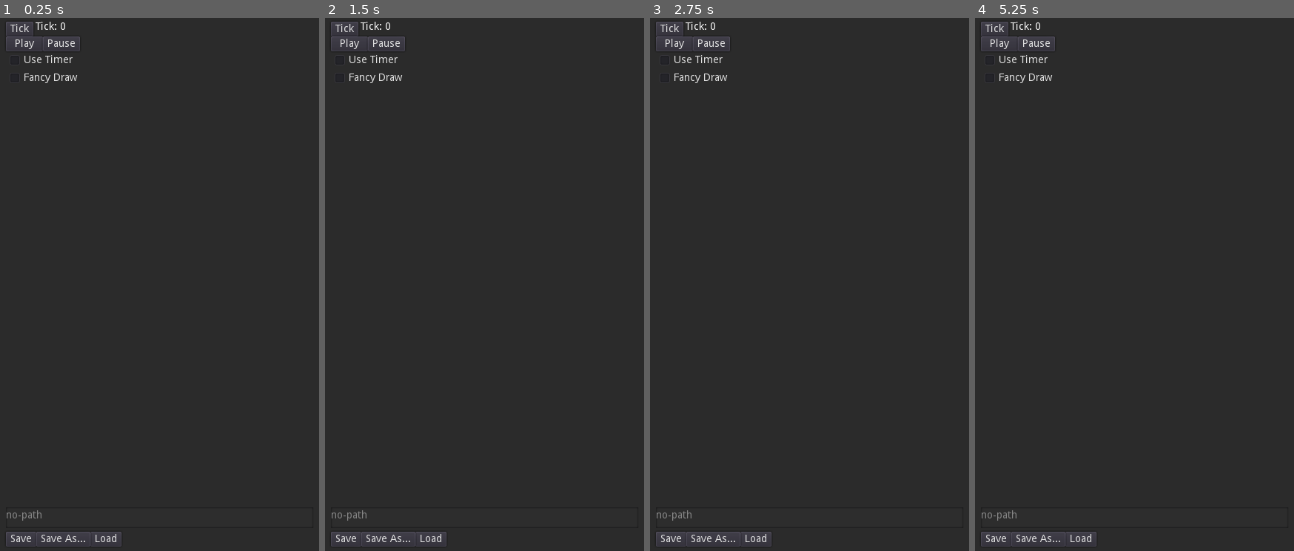
Above: before the commit, frames 1-4 (left to right).
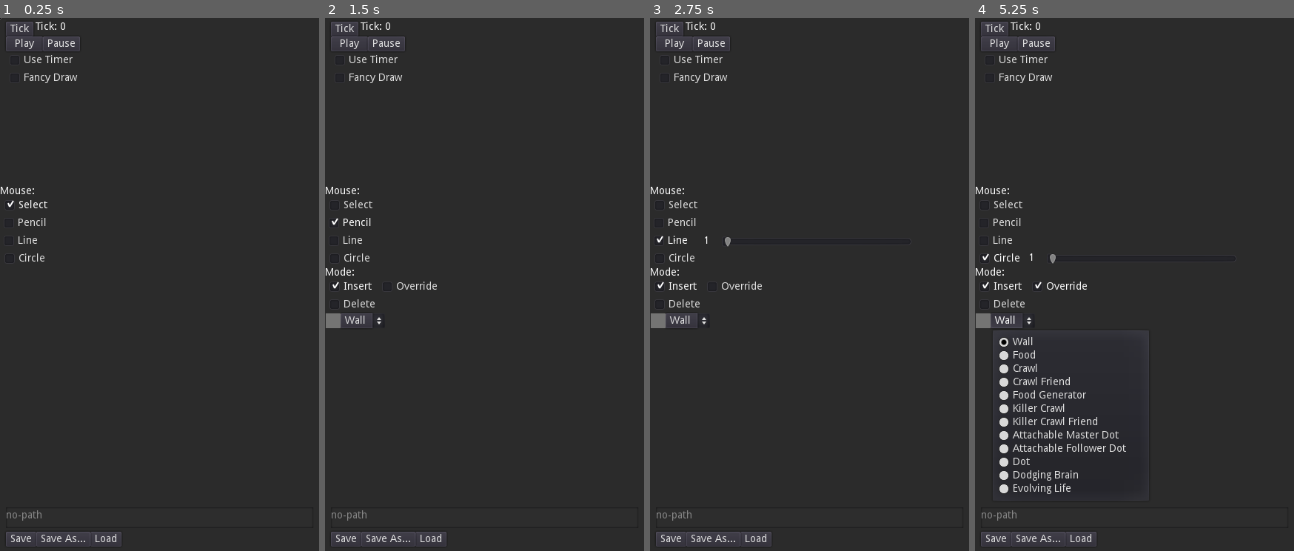
Above: after the commit, the same moments.

Repository: igniseros/Emergence
Game: Godot game, scene res://Sims/Sim.tscn
Two runs of this game, one before a commit and one after it. Both use one fixed random seed, a clock stepped at 60 frames per second and the inputs below.
Inputs (mouse positions are in pixels of both pictures, inside the frame that each line leads up to):
- Up to frame 1 (0.25 s): no input
- Up to frame 2 (1.5 s): click (350, 204) at 0.5 s, where only the run after the commit has a clickable "Select"; click (350, 220) at 1.25 s, where only the run after the commit has a clickable "Pencil"
- Up to frame 3 (2.75 s): click (675, 241) at 2 s, where only the run after the commit has a clickable "Line"
- Up to frame 4 (5.25 s): click (1000, 257) at 2.75 s, where only the run after the commit has a clickable "Circle"; click (1000, 284) at 3.5 s, where only the run after the commit has a clickable "Insert"; click (1057, 284) at 4.25 s, where only the run after the commit has a clickable "Override"; click (1013, 321) at 5 s, where only the run after the commit has a clickable "Wall"

The runs differ from the first frame. In frame 1, 0.4% of the frame differs, in the area x 0-16%, y 31-46%; in frame 2, 1.0%; in frame 3, 1.1%; in frame 4, 3.3%, in the area x 0-55%, y 31-90%.
Error after the commit: Invalid get index '33' (on base: 'Array'). (res://grid.gd:64)

Commit message:
UI Edit complet
not select though

Diff:
--- /dev/null
+++ b/Interface/Edit.gd
@@ -0,0 +1,109 @@
+extends Control
+
+
+onready var MouseTypes = [$Line, $Circle, $Pencil, $Select]
+onready var ModeTypes = [$Mode/Insert, $Mode/Delete]
+
+func _on_Select_toggled(button_pressed):
+	if button_pressed:
+		$Line.pressed = false
+		$Circle.pressed = false
+		$Pencil.pressed = false
+		UIMouse.mode = UIMouse.MODE.SELECT
+	$Mode.visible = not button_pressed
+	if not are_any_pressed(MouseTypes):
+		$Select.pressed = true
+
+
+func _on_Line_toggled(button_pressed):
+	if button_pressed:
+		$Select.pressed = false
+		$Circle.pressed = false
+		$Pencil.pressed = false
+		UIMouse.mode = UIMouse.MODE.LINE
+		UIMouse.size = $Line/LineSize.value
+
+	if not are_any_pressed(MouseTypes):
+		$Line.pressed = true
+	$Line/LineSize.visible = button_pressed
+	$Line/LineSizeLabel.visible = button_pressed
+
+
+
+func _on_Circle_toggled(button_pressed):
+	if button_pressed:
+		$Select.pressed = false
+		$Line.pressed = false
+		$Pencil.pressed = false
+		UIMouse.mode = UIMouse.MODE.CIRCLE
+		UIMouse.size = $Circle/CircleSize.value
+
+	if not are_any_pressed(MouseTypes):
+		$Circle.pressed = true
+	$Circle/CircleSize.visible = button_pressed
+	$Circle/CircleSizeLabel.visible = button_pressed
+
+
+func _on_Pencil_toggled(button_pressed):
+	if button_pressed:
+		$Select.pressed = false
+		$Line.pressed = false
+		$Circle.pressed = false
+		UIMouse.mode = UIMouse.MODE.PENCIL
+	if not are_any_pressed(MouseTypes):
+		$Pencil.pressed = true
+
+
+func _on_Insert_toggled(button_pressed):
+	if button_pressed:
+		$Mode/Delete.pressed = false
+		$Mode/DotChoice.visible = button_pressed
+		$Mode/DotColor.visible = button_pressed
+		UIMouse.insert = true
+	$Mode/Override.visible = button_pressed
+	if not are_any_pressed(ModeTypes):
+		$Mode/Insert.pressed = true
+
+
+func _on_Delete_toggled(button_pressed):
+	if button_pressed:
+		$Mode/Insert.pressed = false
+		$Mode/DotChoice.visible = $Mode/Mask.pressed
+		$Mode/DotColor.visible = $Mode/Mask.pressed
+		UIMouse.insert = false
+	$Mode/Mask.visible = button_pressed
+	if not are_any_pressed(ModeTypes):
+		$Mode/Delete.pressed = true
+
+func _on_Mask_toggled(button_pressed):
+	$Mode/DotChoice.visible = button_pressed
+	$Mode/DotColor.visible = button_pressed
+	UIMouse.mask = button_pressed
+
+
+func are_any_pressed(checkboxes : Array):
+	for c in checkboxes:
+		c = c as CheckBox
+		if c.pressed:
+			return true
+	return false
+
+
+func _on_DotChoice_item_selected(index):
+	$Mode/DotColor.color = TheGreatConnection.COLOR.keys()[index]
+	UIMouse.dot_class = TheGreatConnection.COLOR.values()[index]
+	UIMouse.dot_color = TheGreatConnection.COLOR.keys()[index] - Color(0,0,0,.30)
+
+
+func _on_CircleSize_value_changed(value):
+	$Circle/CircleSizeLabel.text = str(value)
+	UIMouse.size = value
+
+
+func _on_LineSize_value_changed(value):
+	$Line/LineSizeLabel.text = str(value)
+	UIMouse.size = value
+
+
+func _on_Override_toggled(button_pressed):
+	UIMouse.override = button_pressed
--- /dev/null
+++ b/Interface/OptionButton.gd
@@ -0,0 +1,6 @@
+extends OptionButton
+
+func _ready():
+	for v in TheGreatConnection.COLOR.values():
+		var dot = v.new()
+		add_item(dot.name)
--- a/Interface/UI.tscn
+++ b/Interface/UI.tscn
@@ -10,8 +10,10 @@
 [ext_resource path="res://Interface/PlauseButton.gd" type="Script" id=8]
 [ext_resource path="res://Interface/TimeSpinBox.gd" type="Script" id=9]
 [ext_resource path="res://Interface/FancyDrawCheckBox.gd" type="Script" id=10]
-
-[node name="CanvasLayer" type="CanvasLayer"]
+[ext_resource path="res://Interface/Edit.gd" type="Script" id=11]
+[ext_resource path="res://Interface/OptionButton.gd" type="Script" id=12]
+
+[node name="UI" type="CanvasLayer"]
 
 [node name="SimSettings" type="Control" parent="."]
 margin_right = 40.0
@@ -159,6 +161,147 @@
 margin_right = 261.0
 margin_bottom = -606.0
 dialog_text = "Grid must have a path! Use 'Save As...'"
+
+[node name="Edit" type="Control" parent="."]
+anchor_bottom = 1.0
+margin_top = 227.0
+margin_right = 1.0
+margin_bottom = -492.0
+script = ExtResource( 11 )
+
+[node name="MouseLabel" type="Label" parent="Edit"]
+margin_right = 40.0
+margin_bottom = 14.0
+text = "Mouse:"
+
+[node name="Select" type="CheckBox" parent="Edit"]
+margin_left = 1.0
+margin_top = 14.0
+margin_right = 68.0
+margin_bottom = 38.0
+focus_mode = 0
+pressed = true
+text = "Select"
+
+[node name="Pencil" type="CheckBox" parent="Edit"]
+margin_top = 38.0
+margin_right = 67.0
+margin_bottom = 62.0
+focus_mode = 0
+text = "Pencil"
+
+[node name="Line" type="CheckBox" parent="Edit"]
+margin_top = 62.0
+margin_right = 67.0
+margin_bottom = 86.0
+focus_mode = 0
+text = "Line"
+
+[node name="LineSizeLabel" type="Label" parent="Edit/Line"]
+visible = false
+margin_left = 72.0
+margin_top = 5.0
+margin_right = 119.0
+margin_bottom = 19.0
+text = "1"
+
+[node name="LineSize" type="HSlider" parent="Edit/Line"]
+visible = false
+margin_left = 97.0
+margin_top = 5.0
+margin_right = 353.0
+margin_bottom = 21.0
+min_value = 1.0
+max_value = 512.0
+value = 1.0
+exp_edit = true
+
+[node name="Circle" type="CheckBox" parent="Edit"]
+margin_left = 1.0
+margin_top = 86.0
+margin_right = 68.0
+margin_bottom = 110.0
+focus_mode = 0
+text = "Circle"
+
+[node name="CircleSizeLabel" type="Label" parent="Edit/Circle"]
+visible = false
+margin_left = 71.0
+margin_top = 4.0
+margin_right = 118.0
+margin_bottom = 18.0
+text = "1"
+
+[node name="CircleSize" type="HSlider" parent="Edit/Circle"]
+visible = false
+margin_left = 96.0
+margin_top = 4.0
+margin_right = 352.0
+margin_bottom = 20.0
+min_value = 1.0
+max_value = 512.0
+value = 1.0
+exp_edit = true
+
+[node name="Mode" type="Control" parent="Edit"]
+visible = false
+margin_left = 1.0
+margin_top = 110.0
+margin_right = 41.0
+margin_bottom = 150.0
+
+[node name="ModeLabel" type="Label" parent="Edit/Mode"]
+margin_left = -1.0
+margin_right = 46.0
+margin_bottom = 14.0
+text = "Mode:"
+
+[node name="Insert" type="CheckBox" parent="Edit/Mode"]
+margin_top = 14.0
+margin_right = 67.0
+margin_bottom = 38.0
+focus_mode = 0
+pressed = true
+text = "Insert"
+
+[node name="Override" type="CheckBox" parent="Edit/Mode"]
+margin_left = 71.0
+margin_top = 14.0
+margin_right = 155.0
+margin_bottom = 38.0
+focus_mode = 0
+text = "Override"
+
+[node name="Delete" type="CheckBox" parent="Edit/Mode"]
+margin_top = 38.0
+margin_right = 71.0
+margin_bottom = 62.0
+focus_mode = 0
+text = "Delete"
+
+[node name="Mask" type="CheckBox" parent="Edit/Mode"]
+visible = false
+margin_left = 71.0
+margin_top = 38.0
+margin_right = 142.0
+margin_bottom = 62.0
+focus_mode = 0
+text = "Mask"
+
+[node name="DotChoice" type="OptionButton" parent="Edit/Mode"]
+margin_left = 20.0
+margin_top = 62.0
+margin_right = 80.0
+margin_bottom = 82.0
+focus_mode = 0
+text = "[Dot]"
+script = ExtResource( 12 )
+
+[node name="DotColor" type="ColorRect" parent="Edit/Mode"]
+margin_top = 62.0
+margin_right = 20.0
+margin_bottom = 82.0
+color = Color( 0.458824, 0.458824, 0.454902, 1 )
 
 [connection signal="pressed" from="SimSettings/TickButton" to="SimSettings/TickButton" method="_on_TickButton_pressed"]
 [connection signal="pressed" from="SimSettings/PlayButton" to="SimSettings/PlayButton" method="_on_PlayButton_pressed"]
@@ -170,3 +313,14 @@
 [connection signal="pressed" from="Save and load/LoadButton" to="Save and load/LoadButton" method="_on_LoadButton_pressed"]
 [connection signal="pressed" from="Save and load/SaveButton" to="Save and load/SaveButton" method="_on_SaveButton_pressed"]
 [connection signal="pressed" from="Save and load/SaveAsButton" to="Save and load/SaveAsButton" method="_on_SaveAsButton_pressed"]
+[connection signal="toggled" from="Edit/Select" to="Edit" method="_on_Select_toggled"]
+[connection signal="toggled" from="Edit/Pencil" to="Edit" method="_on_Pencil_toggled"]
+[connection signal="toggled" from="Edit/Line" to="Edit" method="_on_Line_toggled"]
+[connection signal="value_changed" from="Edit/Line/LineSize" to="Edit" method="_on_LineSize_value_changed"]
+[connection signal="toggled" from="Edit/Circle" to="Edit" method="_on_Circle_toggled"]
+[connection signal="value_changed" from="Edit/Circle/CircleSize" to="Edit" method="_on_CircleSize_value_changed"]
+[connection signal="toggled" from="Edit/Mode/Insert" to="Edit" method="_on_Insert_toggled"]
+[connection signal="toggled" from="Edit/Mode/Override" to="Edit" method="_on_Override_toggled"]
+[connection signal="toggled" from="Edit/Mode/Delete" to="Edit" method="_on_Delete_toggled"]
+[connection signal="toggled" from="Edit/Mode/Mask" to="Edit" method="_on_Mask_toggled"]
+[connection signal="item_selected" from="Edit/Mode/DotChoice" to="Edit" method="_on_DotChoice_item_selected"]
--- a/Parkers Systems/parkers_dot_functions.gd
+++ b/Parkers Systems/parkers_dot_functions.gd
@@ -11,6 +11,12 @@
 	var seen = []
 	for d in directions:
 		seen.append(Grid.get_at(sender.position + d))
+	return seen
+
+func get_at_array(directions : Array):
+	var seen = []
+	for d in directions:
+		seen.append(Grid.get_at(d))
 	return seen
 
 #returns a random direction
--- /dev/null
+++ b/Parkers Systems/ui_mouse.gd
@@ -0,0 +1,90 @@
+extends Node2D
+
+enum MODE {
+	SELECT,
+	PENCIL,
+	LINE,
+	CIRCLE
+}
+
+var mouse_pos : Vector2 = Vector2(0,0)
+
+var size = 1
+var mode = MODE.SELECT
+var override = false
+var mask = false
+var insert = true
+
+var dot_class = WallDot
+var dot_color : Color = WallDot.new().color_one - Color(0,0,0,.30)
+
+func draw_mouse(from : Node2D):
+	from.draw_circle(mouse_pos + Vector2(.5,.5), 1.25, Color(1,1,1,.25))
+	if mode == MODE.SELECT:
+		from.draw_circle(mouse_pos + Vector2(.5,.5), .1, Color(0,0,0))
+	if mode == MODE.PENCIL:
+		from.draw_rect(Rect2(mouse_pos, Vector2(1,1)), dot_color)
+	if mode == MODE.CIRCLE:
+		from.draw_circle(mouse_pos + Vector2(.5,.5), size, dot_color)
+	if mode == MODE.LINE:
+		from.draw_rect(Rect2(mouse_pos - Vector2(size-1,size-1), Vector2((size-1)*2 + 1, (size-1)*2 + 1)),dot_color)
+
+
+func get_dots_at_mouse() -> Array:
+	return PDF.get_at_array(get_spots_at_mouse())
+
+func get_spots_at_mouse():
+	var bucket = []
+	if mode == MODE.SELECT:
+		bucket.append(mouse_pos)
+	if mode == MODE.PENCIL:
+		bucket.append(mouse_pos)
+	if mode == MODE.CIRCLE:
+		var possiblespots2look = PDF.box_around_self(size-1)
+		possiblespots2look.append(Vector2(0,0))
+		for spot in possiblespots2look:
+			spot += mouse_pos
+			if mouse_pos.distance_to(spot) <= size:
+				bucket.append(spot)
+	if mode == MODE.LINE:
+		var spots2look = PDF.box_around_self(size-1)
+		spots2look.append(Vector2(0,0))
+		for spot in spots2look:
+			spot += mouse_pos
+			bucket.append(spot)
+	return bucket
+
+func _process(delta):
+	if Input.is_action_pressed("left_mouse"):
+		if mode == MODE.SELECT:
+				select()
+		elif insert:
+			insert()
+		else:
+			delete()
+
+func select():
+	pass
+
+func insert():
+	for spot in get_spots_at_mouse():
+		var dotatspot = Grid.get_at(spot)
+		if override:
+			if dotatspot is Dot:
+				Grid.remove_dot(dotatspot)
+			var babydot = dot_class.new()
+			babydot.position = spot
+			Grid.insert_dot(babydot)
+		else:
+			if not dotatspot is PhysDot:
+				if dotatspot is Dot:
+					Grid.remove_dot(dotatspot)
+				var babydot = dot_class.new()
+				babydot.position = spot
+				Grid.insert_dot(babydot)
+
+func delete():
+	for spot in get_spots_at_mouse():
+		var dotatspot = Grid.get_at(spot)
+		if (dotatspot is Dot and not mask) or dotatspot is dot_class:
+			Grid.remove_dot(dotatspot)
--- a/Sims/Sim.tscn
+++ b/Sims/Sim.tscn
@@ -1,12 +1,10 @@
-[gd_scene load_steps=5 format=2]
+[gd_scene load_steps=4 format=2]
 
 [ext_resource path="res://simple_camera.gd" type="Script" id=1]
 [ext_resource path="res://grid_node.gd" type="Script" id=2]
-[ext_resource path="res://Sims/Sim.gd" type="Script" id=3]
 [ext_resource path="res://Interface/UI.tscn" type="PackedScene" id=6]
 
 [node name="Sim" type="Node2D"]
-script = ExtResource( 3 )
 
 [node name="GridNode" type="Node2D" parent="."]
 z_index = -1
@@ -14,16 +12,10 @@
 cheap_draw = true
 
 [node name="Camera" type="Camera2D" parent="."]
-position = Vector2( 540, 361 )
+position = Vector2( 540, 360 )
 current = true
 smoothing_enabled = true
 script = ExtResource( 1 )
 speed = 256
 
-[node name="TickTimer" type="Timer" parent="."]
-wait_time = 0.25
-autostart = true
-
-[node name="CanvasLayer" parent="." instance=ExtResource( 6 )]
-
-[connection signal="timeout" from="TickTimer" to="." method="_on_TickTimer_timeout"]
+[node name="UI" parent="." instance=ExtResource( 6 )]
--- a/grid.gd
+++ b/grid.gd
@@ -30,7 +30,7 @@
 				elapsed_since_last_tick += delta
 
 func get_at(pos : Vector2):
-	if good_pos(pos):
+	if good_pos(pos) and len(grid) > 0:
 		return grid[pos.x][pos.y]
 	else:
 		return -1
@@ -44,7 +44,6 @@
 
 func good_pos(pos : Vector2):
 	return true
-#	return pos.x < grid.size() and pos.y < grid[0].size() and pos.x>0 and pos.y>0
 
 
 #makes a new grid
--- a/grid_node.gd
+++ b/grid_node.gd
@@ -11,9 +11,9 @@
 	Grid.set_gridnode(self)
 	randomize()
 
-
 #draws the grid
 func _draw():
+
 	if not draw:
 		return
 
@@ -27,16 +27,13 @@
 				draw_rect(square2,dot.color_two)
 				draw_rect(square3,dot.color_three)
 
+
+	UIMouse.draw_mouse(self)
+
 func _on_tick():
 	update()
 
 func _input(event):
-	pass
-#	if event is InputEventMouseButton and event.is_action_released("left_mouse"):
-#		var mx = get_local_mouse_position().x
-#		var my = get_local_mouse_position().y
-#		mx = floor(mx )
-#		my = floor(my)
-#
-#		var node = Grid.get_at(Vector2(mx,my))
-#		if node is Dot : node._on_click()
+	if event is InputEventMouse:
+		UIMouse.mouse_pos = get_local_mouse_position().ceil() + Vector2(-1,-1)
+		update()
--- a/project.godot
+++ b/project.godot
@@ -246,6 +246,7 @@
 Converter="*res://Converter.gd"
 PDF="*res://Parkers Systems/parkers_dot_functions.gd"
 TheGreatConnection="*res://the_great_connection.gd"
+UIMouse="*res://Parkers Systems/ui_mouse.gd"
 
 [display]
 
Not shown: 1 places in Interface/UI.tscn that only renumber resources
Not shown, added: SimSaves/tabertest.grid
